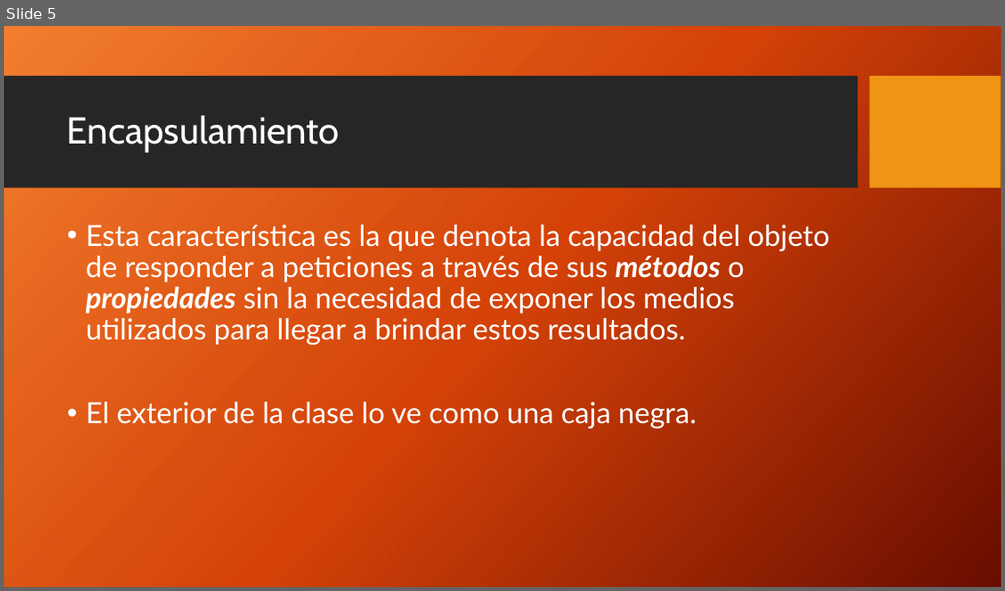
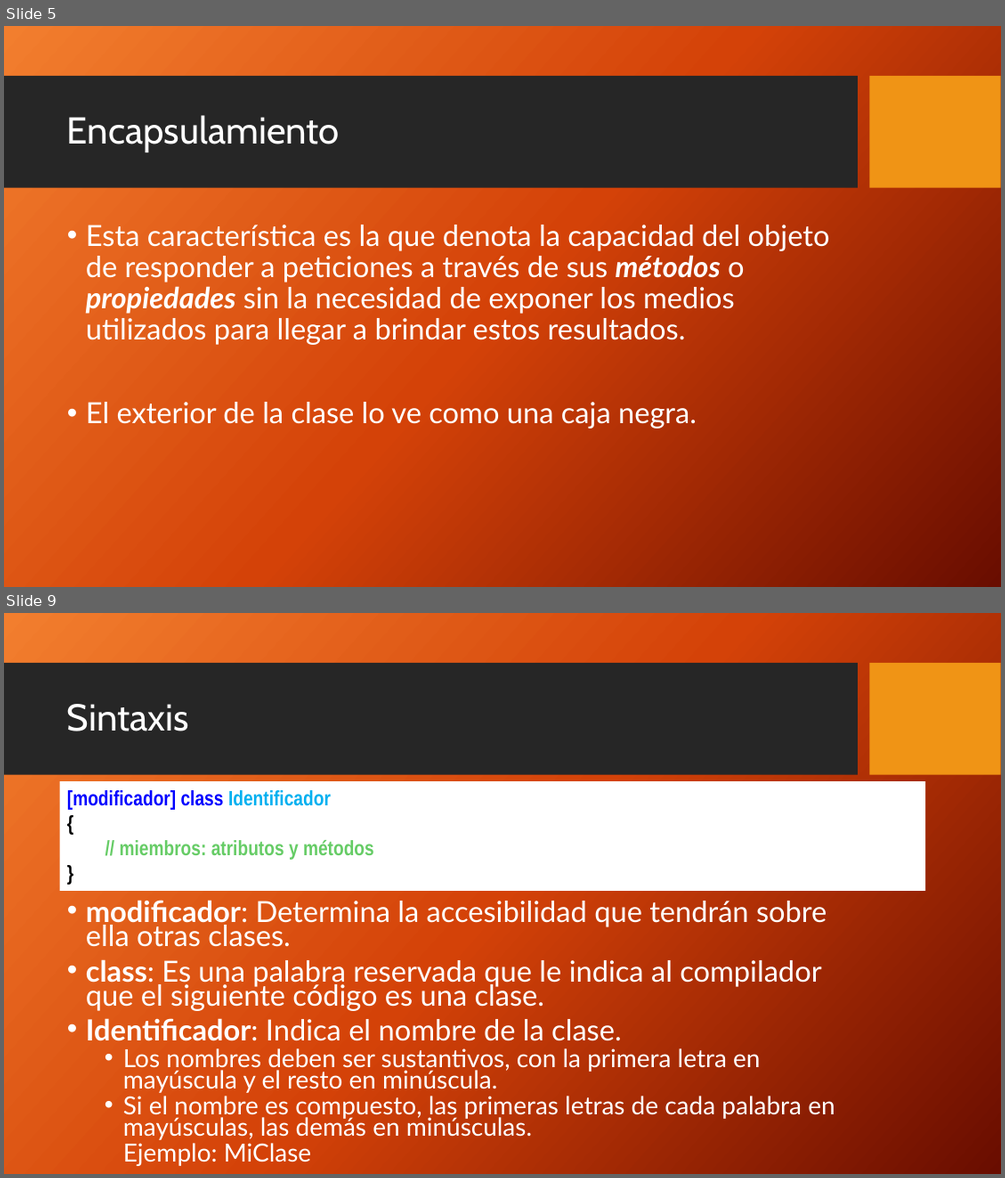
Before and after one commit to FedeDavila1984/utn_prog_y_lab_II, a slide deck: PPTs/ProgramacionII_Clase_02-2018.pptx. Shown one above the other, each under a label of ours: slide 5 before the commit, slides 5 and 9 after it; the slides between them are not shown. The pictures are 1005x591 and 1005x1178 pixels, drawn with LibreOffice and Linux fonts; fonts in the diff are those of the drawing; background and template pictures are left out. Boxes give left, top, right and bottom in pixels: in the first picture for what was removed or moved away, otherwise in the second. Text is boxed around its words. In the diff, an @@ line names an element or a change of style, - is before the commit and + after.

```diff
--- a/PPTs/ProgramacionII_Clase_02-2018.pptx
+++ b/PPTs/ProgramacionII_Clase_02-2018.pptx
@@ slide 9 added at bbox=[4, 613, 1001, 1174], background picture (left out); not listed: 2 template elements that a slide beside it also shows @@
@@ title added at bbox=[67, 704, 189, 731], 36 pt, text #FFFFFF @@
+Sintaxis
@@ rectangle added at bbox=[59, 781, 925, 891], fill #FFFFFF, 20 pt, text #66CC66, bold @@
+[modificador] class Identificador
+{
+// miembros: atributos y métodos
+}
@@ text added at bbox=[86, 900, 834, 1166], 28 pt, text #FFFFFF @@
+• modificador: Determina la accesibilidad que tendrán sobre ella otras clases.
+• class: Es una palabra reservada que le indica al compilador que el siguiente código es una clase.
+• Identificador: Indica el nombre de la clase.
+  • Los nombres deben ser sustantivos, con la primera letra en mayúscula y el resto en minúscula.
+  • Si el nombre es compuesto, las primeras letras de cada palabra en mayúsculas, las demás en minúsculas.
+  Ejemplo: MiClase
```
Also in this commit, not shown: 2 slides changed, 2 other slides added, 1 other file.
